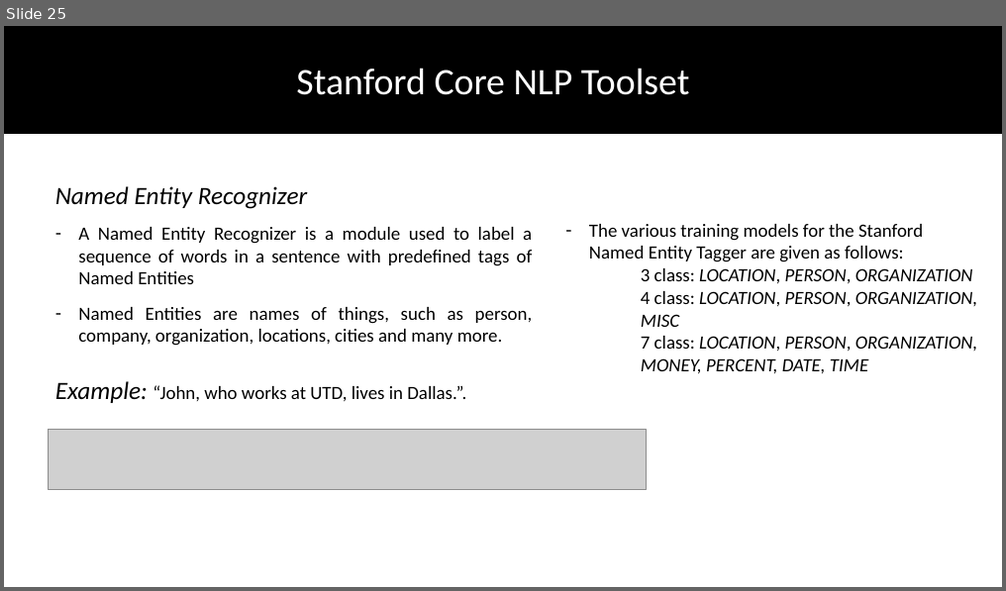
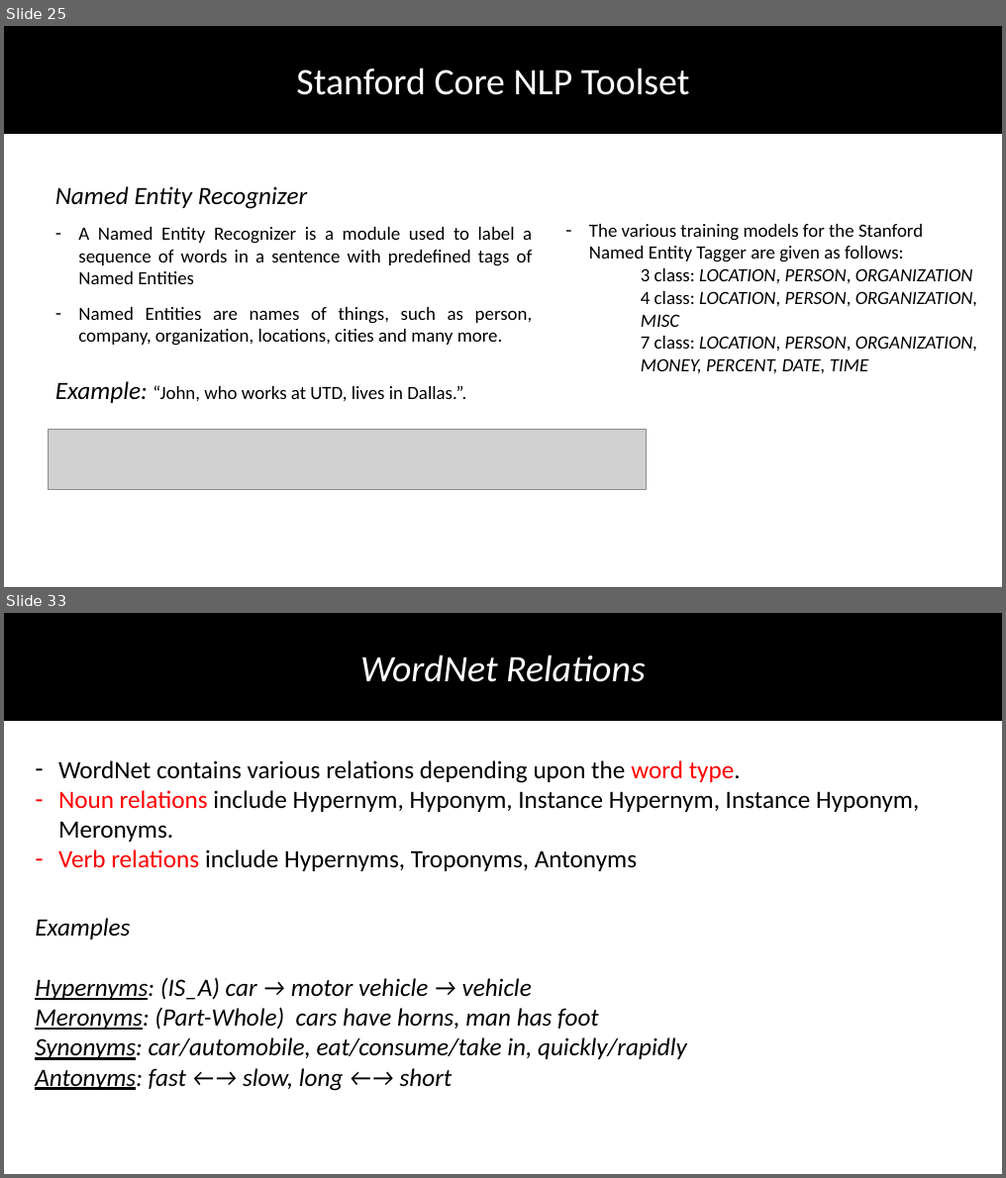
Before and after one commit to DhruvaPendharkar/thesis-project, a slide deck: Notes/ThesisPresentation.pptx. Shown one above the other, each under a label of ours: slide 25 before the commit, slides 25 and 33 after it; the slides between them are not shown. The pictures are 1006x591 and 1006x1178 pixels, drawn with LibreOffice and Linux fonts; fonts in the diff are those of the drawing; grey boxes stand for pictures. Boxes give left, top, right and bottom in pixels: in the first picture for what was removed or moved away, otherwise in the second. Text is boxed around its words. In the diff, an @@ line names an element or a change of style, - is before the commit and + after.

```diff
--- a/Notes/ThesisPresentation.pptx
+++ b/Notes/ThesisPresentation.pptx
@@ slide 33 added at [4, 613, 1002, 1174], background #FFFFFF @@
@@ rectangle added at [4, 613, 1002, 720], fill #000000, outline #000000 1 pt @@
@@ text added at [360, 655, 646, 682], 36 pt, text #FFFFFF, italic @@
+WordNet Relations
@@ text added at [58, 761, 919, 871], 24 pt, text #000000 @@
+– WordNet contains various relations depending upon the word type.
+– Noun relations include Hypernym, Hyponym, Instance Hypernym, Instance Hyponym, Meronyms.
+– Verb relations include Hypernyms, Troponyms, Antonyms
@@ text added at [35, 918, 687, 1091], 24 pt, text #000000, italic @@
+Examples
+Hypernyms: (IS_A) car → motor vehicle → vehicle
+Meronyms: (Part-Whole) cars have horns, man has foot
+Synonyms: car/automobile, eat/consume/take in, quickly/rapidly
+Antonyms: fast ←→ slow, long ←→ short
```
Also in this commit, not shown: 11 other slides added, 3 slides removed.
